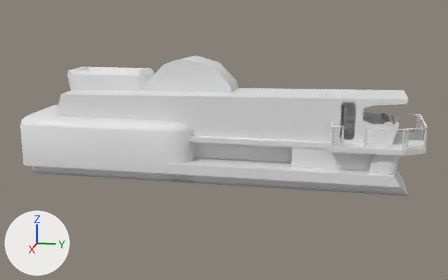
One commit to the FBX model Assets/WilliamsFuckUpFolder/Locomotive/Locomotive.fbx: the scene before it, then after it.
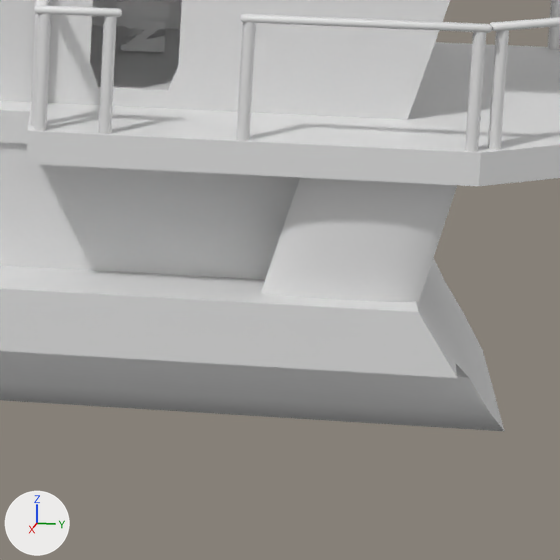
Old and new are each drawn whole from a 50 mm camera at (33.6, 7.2, 10.7) aimed at (0.0, 0.5, 2.3) and again close up on the part from 73% to 93% of the width and 45% to 78% of the height. Every picture has the same lights, and +X, +Y and +Z are marked at lower left. Vertices at the same position are counted once.
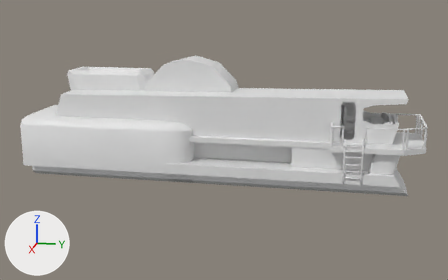
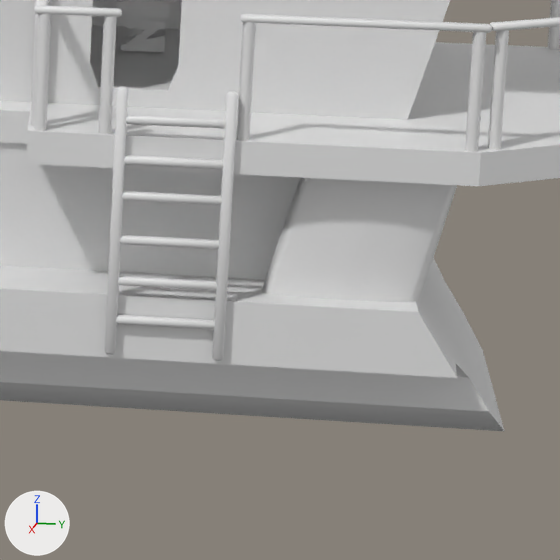
Where the newer file only moved an object's origin or applied its transform, the numbers keep the older frame.

What differs and where, as boxes [x1, y1, x2, y2] in the close-ups (560 x 560 px):
'Cube.029', reshaped
    before: [0, 42, 560, 186]
    after: [0, 42, 560, 361]
part 1 of me_cube_068, added
    after: [116, 315, 215, 330]
part 2 of me_cube_068, added
    after: [118, 276, 217, 291]
part 3 of me_cube_068, added
    after: [120, 235, 219, 249]
part 4 of me_cube_068, added
    after: [122, 191, 222, 205]
part 5 of me_cube_068, added
    after: [124, 155, 224, 170]
part 6 of me_cube_068, added
    after: [126, 114, 226, 129]
part 7 of me_cube_068, added
    after: [212, 91, 238, 361]
part 8 of me_cube_068, added
    after: [105, 86, 128, 354]

Edits to the bpy script that builds the scene:
```text
Change me_cube_068:
    used by ob_cube_029; location = (0.0, 0.0, 0.0)
    remove me_cube_068.from_pydata(...)  # 20 vertices, 19 faces; spans x -1.7..2.4, y -10.5..11.3, z 2.6..2.9
    add me_cube_068.from_pydata(...)  # 324 vertices, 227 faces; spans x -1.7..2.5, y -10.5..11.3, z -1.2..3.3
    me_cube_068 part 1: a new loose piece of 24 vertices spanning x 2.4..2.5, y 7.2..8.1, z 1.2..1.3
    me_cube_068 part 2: a new loose piece of 24 vertices spanning x 2.4..2.5, y 7.2..8.1, z 1.6
    me_cube_068 part 3: a new loose piece of 24 vertices spanning x 2.4..2.5, y 7.2..8.1, z 1.9..2.0
    me_cube_068 part 4: a new loose piece of 24 vertices spanning x 2.4..2.5, y 7.2..8.1, z 2.3..2.4
    me_cube_068 part 5: a new loose piece of 24 vertices spanning x 2.4..2.5, y 7.2..8.1, z 2.6..2.7
    me_cube_068 part 6: a new loose piece of 24 vertices spanning x 2.4..2.5, y 7.2..8.1, z 3.0..3.1
    me_cube_068 part 7: a new loose piece of 24 vertices spanning x 2.4..2.5, y 8.1..8.2, z 1.0..3.3
    me_cube_068 part 8: a new loose piece of 24 vertices spanning x 2.4..2.5, y 7.2..7.3, z 1.0..3.3
    me_cube_068 part 9: the surface is now shaded smooth
```
